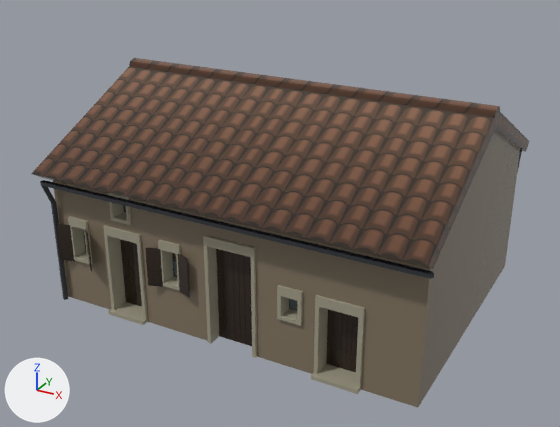
What one commit did to the FBX model Assets/Meshes/Environment/Building/House/House.fbx.
One viewpoint serves both versions: a 50 mm camera at (11.91, -17.98, 11.26) aimed at (2.22, -0.35, 2.44). Lighting does not change. The marker at lower left points along +X, +Y and +Z. Where no turn or scale is listed for an object, it has been applied to the vertices. Vertices at the same position are counted once.

Objects in the first picture: 'Blinds', 'Doors / windows', 'Gutters', 'Roof', 'Walls'.
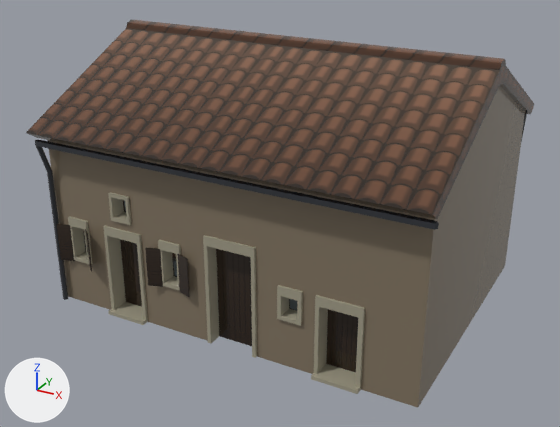
What differs and where, as boxes [x1, y1, x2, y2] in the pictures (560 x 427 px; the box of a moved part takes in the faces that stretch with it):
'Roof', moved: before [31, 58, 529, 269]; after [26, 19, 534, 219]
'Walls', reshaped (16% taller): before [53, 131, 520, 408]; after [48, 86, 525, 408]
'Gutters', rescaled (25% taller): before [40, 151, 522, 300]; after [35, 114, 527, 300]
part 1 of me_mesh, moved or reshaped: before [53, 131, 520, 307]; after [48, 86, 525, 307]

The change, as a diff of the scene's bpy script:
```diff
--- a/Assets/Meshes/Environment/Building/House/House.fbx.py
+++ b/Assets/Meshes/Environment/Building/House/House.fbx.py
@@ me_mesh @@
 me_mesh.from_pydata(...)  # 379 vertices, 389 faces; spans x -5.72..4.95, y -4.2..4.06, z 0.0..5.94
 # used by ob_walls; location = (2.72, 0.32, 0.0)
+# me_mesh part 1: all 11 vertices in x -5.72..4.95, y -3.99..3.99, z 3.88..5.94 are moved by (0.0, 0.0, 1.24)
 me_mesh.materials.append(mat_material__456)
@@ ob_gutters @@
 ob_gutters.location = (-2.94, -3.79, 0.0)
-ob_gutters.scale = (0.02, 0.02, 0.02)
+ob_gutters.scale = (0.02, 0.02, 0.0261)
@@ ob_roof @@
 ob_roof = bpy.data.objects.new('Roof', me_mesh_001)
-ob_roof.location = (2.72, 0.32, 3.9)
+ob_roof.location = (2.72, 0.32, 5.03)
```
